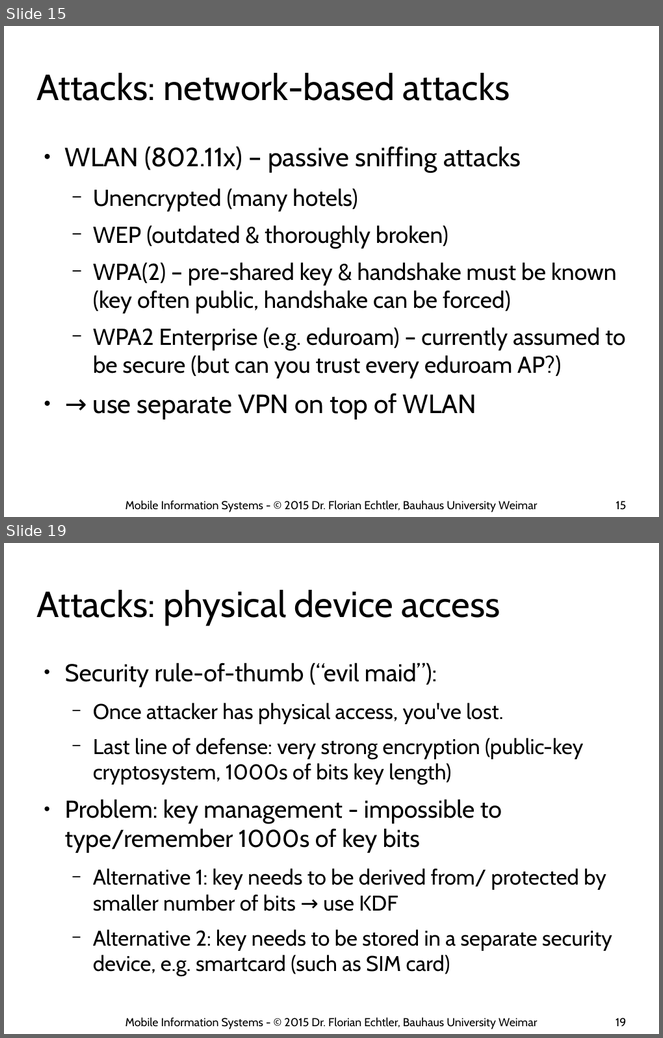
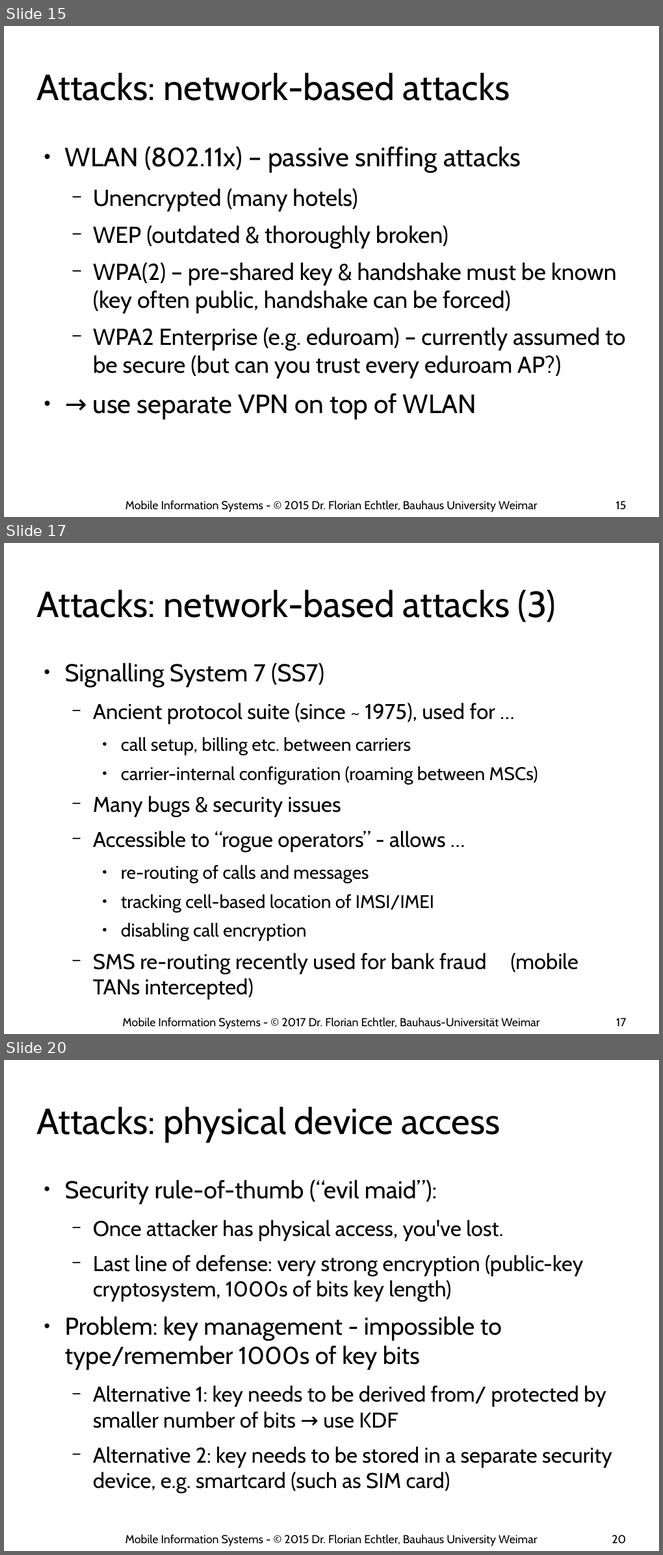
Before and after one commit to floe/mobile-information-systems, a slide deck: 07-privacy-security.odp. Shown one above the other, each under a label of ours: slides 15 and 19 before the commit, slides 15, 17 and 20 after it; the slides between them are not shown. The pictures are 663x1038 and 663x1555 pixels, drawn with LibreOffice and Linux fonts; fonts in the diff are those of the drawing; background and template pictures are left out. Boxes give left, top, right and bottom in pixels: in the first picture for what was removed or moved away, otherwise in the second. Text is boxed around its words. In the diff, an @@ line names an element or a change of style, - is before the commit and + after.

```diff
--- a/07-privacy-security.odp
+++ b/07-privacy-security.odp
@@ slide 17 added at box(4, 543, 659, 1034), background #FFFFFF @@
@@ title added at box(36, 590, 556, 622), 44 pt, text #000000 @@
+Attacks: network-based attacks (3)
@@ text added at box(65, 663, 538, 1000), 22.2 pt, text #000000 @@
+● Signalling System 7 (SS7)
+  − Ancient protocol suite (since ~ 1975), used for …
+    ● call setup, billing etc. between carriers
+    ● carrier-internal configuration (roaming between MSCs)
+  − Many bugs & security issues
+  − Accessible to “rogue operators” - allows …
+    ● re-routing of calls and messages
+    ● tracking cell-based location of IMSI/IMEI
+    ● disabling call encryption
+  − SMS re-routing recently used for bank fraud (mobile TANs intercepted)
@@ text added at box(122, 1017, 540, 1030), 14 pt, text #000000 @@
+Mobile Information Systems - © 2017 Dr. Florian Echtler, Bauhaus-Universität Weimar
@@ page number added at box(616, 1018, 626, 1027), 14 pt, text #000000 @@
+17
@@ what was slide 19 is now slide 20 @@
@@ page number at box(612, 1535, 626, 1544): text changed @@
-19
+20
```
Also in this commit, not shown: 4 slides changed.
